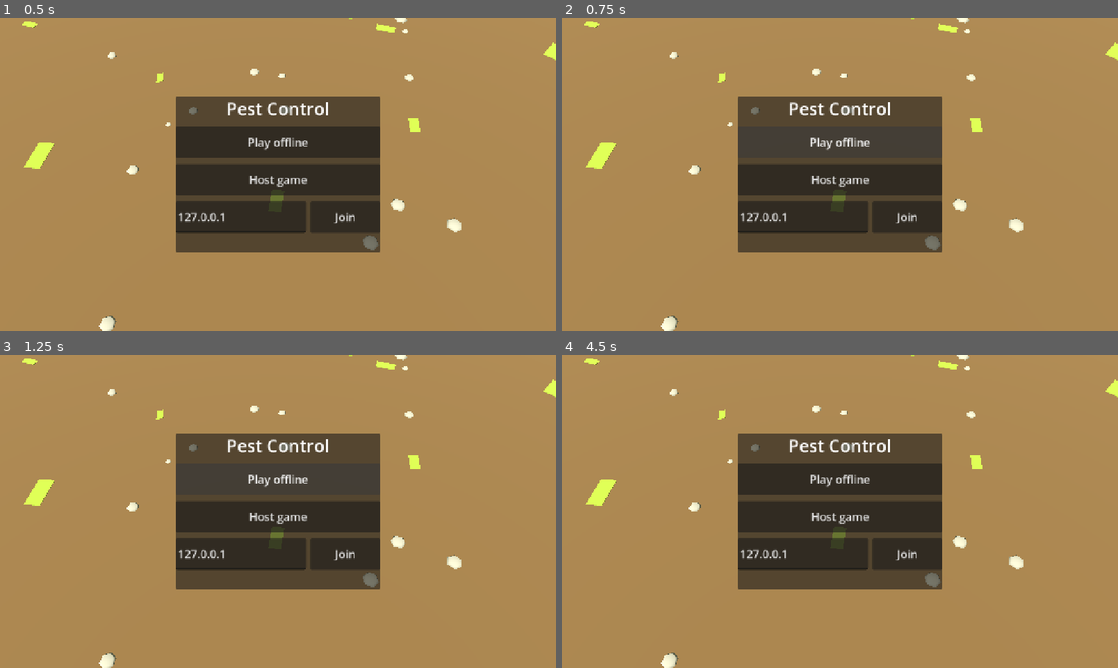
Above: before the commit, frames 1-4 (two rows, left to right).
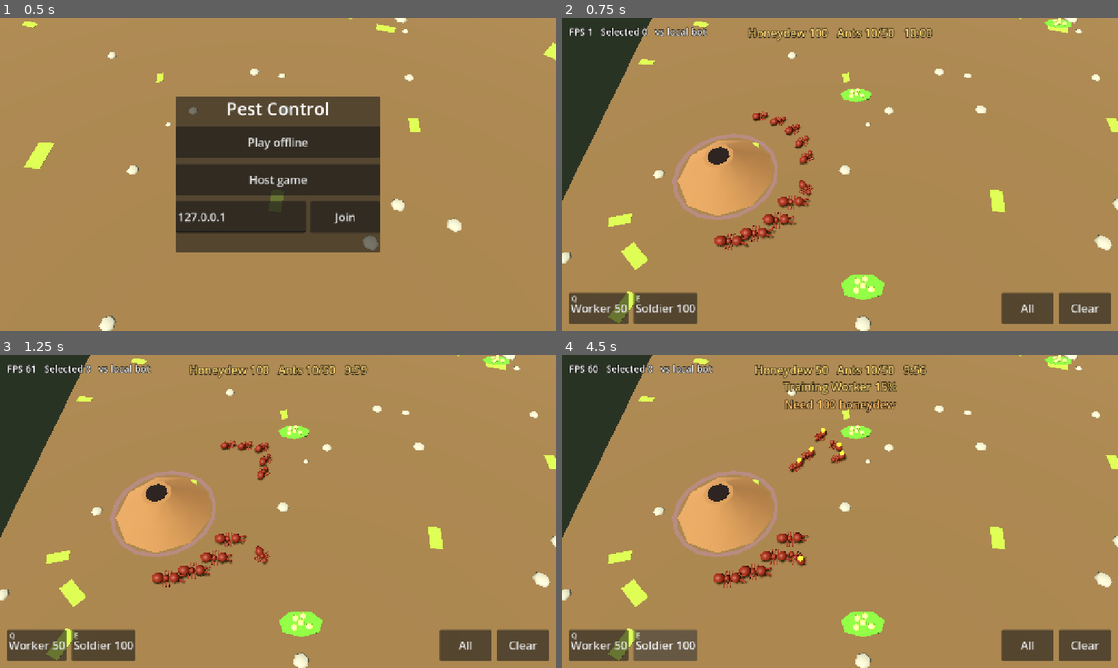
Above: after the commit, the same moments.

Repository: user01-2-GitProject/Pest-Control-
Game: Godot game, scene res://scenes/main.tscn
Two runs of this game, one before a commit and one after it. Both use one fixed random seed, a clock stepped at 60 frames per second and the inputs below.
Inputs (mouse positions are in pixels of both pictures, inside the frame that each line leads up to):
- Up to frame 1 (0.5 s): no input
- Up to frame 2 (0.75 s): click "Play offline" at 0.5 s
- Up to frame 3 (1.25 s): no input
- Up to frame 4 (4.5 s): click (840, 480) at 1.25 s, where only the run before the commit has a clickable "Play offline"; click (1029, 646) at 2 s, where only the run after the commit has a clickable "All"; click (1084, 646) at 2.75 s, where only the run after the commit has a clickable "Clear"; click (600, 646) at 3.5 s, where only the run after the commit has a clickable "Worker 50"; click (667, 646) at 4.25 s, where only the run after the commit has a clickable "Soldier 100"

Frame 1 is identical in both runs. In frame 2, 33% of the frame differs, in the area x 0-100%, y 0-100%; in frame 3, 33%; in frame 4, 34%.
Error before the commit: Parse Error: Cannot infer the type of "keep_id" variable because the value doesn't have a set type. (res://src/sim/sim_world.gd:349)

Commit message:
Fix rally parse error: type keep_id explicitly
Co-Authored-By: Claude Opus 5.5 (1M context) <noreply@anthropic.com>
Claude-Session: https://claude.ai/code/session_01WLoC9B7WEW2jkB8YcS3wKY

Diff:
--- a/game/src/main.gd
+++ b/game/src/main.gd
@@ -451,7 +451,7 @@
 	var ground := Vector2(g.x, g.z)
 	if colony_selected:
 		var own := _own_colony()
-		var on_mound := not own.is_empty() and ground.distance_to(own.pos) < SimWorld.COLONY_RADIUS
+		var on_mound: bool = not own.is_empty() and ground.distance_to(own.pos) < SimWorld.COLONY_RADIUS
 		command_rally(ground, own.id if on_mound else pick_target(screen_pos, ground))
 		return
 	command_order(ground, pick_target(screen_pos, ground))
--- a/game/src/sim/sim_world.gd
+++ b/game/src/sim/sim_world.gd
@@ -346,7 +346,7 @@
 		col.has_rally = false  # Rallying onto the mound itself clears it.
 		col.rally_id = 0
 		return true
-	var keep_id := t is Aphid or ((t is Unit or t is Colony) and t.owner != player)
+	var keep_id: bool = t is Aphid or ((t is Unit or t is Colony) and t.owner != player)
 	col.rally_id = target_id if keep_id else 0
 	col.rally = t.pos if keep_id else clamp_to_map(target)
 	col.has_rally = true
--- a/game/src/view/rally_view.gd
+++ b/game/src/view/rally_view.gd
@@ -39,10 +39,10 @@
 	pole.height = 1.4
 	pole.radial_segments = 6
 	pole.material = _mat
-	var pi := MeshInstance3D.new()
-	pi.mesh = pole
-	pi.position.y = 0.7
-	_flag.add_child(pi)
+	var pole_mi := MeshInstance3D.new()
+	pole_mi.mesh = pole
+	pole_mi.position.y = 0.7
+	_flag.add_child(pole_mi)
 	var cloth := BoxMesh.new()
 	cloth.size = Vector3(0.6, 0.38, 0.03)
 	cloth.material = _mat
@@ -79,11 +79,11 @@
 	var start := SimWorld.COLONY_RADIUS
 	var stop := length - 0.5
 	var count := maxi(0, int((stop - start) / (DASH + GAP)))
-	var basis := Basis(Vector3.UP, -dir.angle())
+	var rot := Basis(Vector3.UP, -dir.angle())
 	_dashes.multimesh.instance_count = count
 	for i in count:
 		var p := from + dir * (start + DASH * 0.5 + i * (DASH + GAP))
-		_dashes.multimesh.set_instance_transform(i, Transform3D(basis, Vector3(p.x, 0.06, p.y)))
+		_dashes.multimesh.set_instance_transform(i, Transform3D(rot, Vector3(p.x, 0.06, p.y)))
 
 
 func hide_line() -> void:
